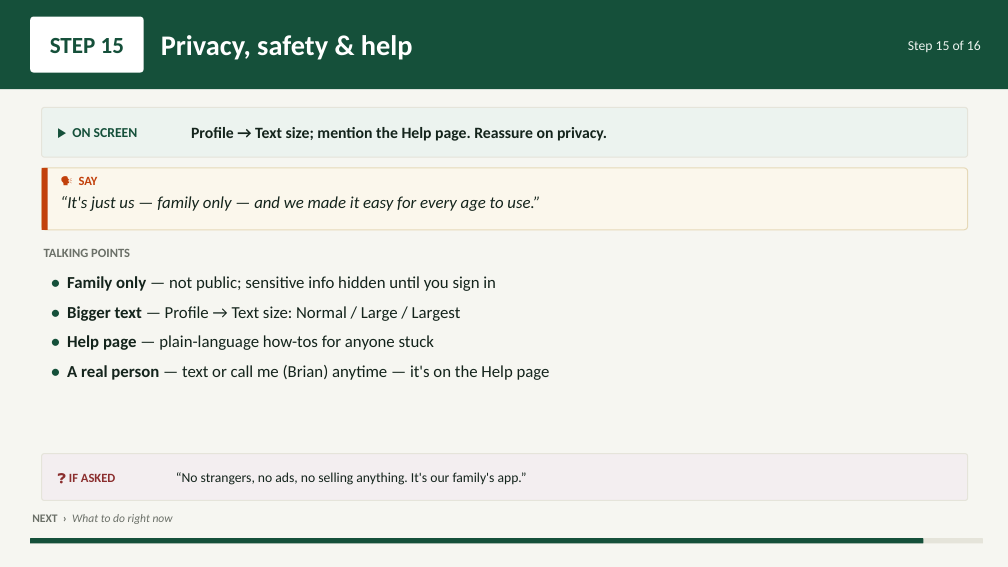
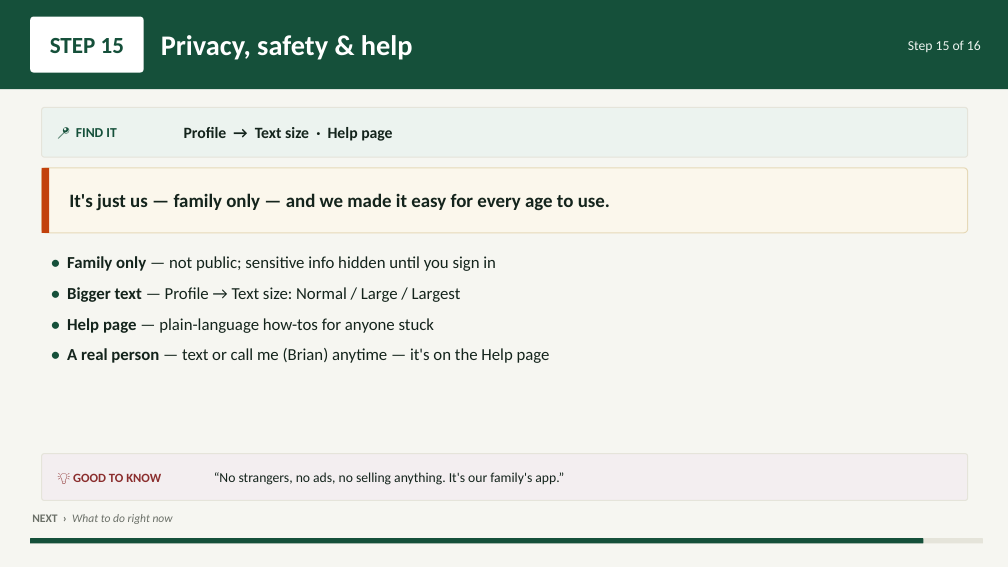
Before and after one commit to btheis15/mlr-app, a slide deck: slide 16 of presentation/MLR-App-Presentation.pptx. Drawn at 1008x567 pixels with LibreOffice and Linux fonts; fonts in the diff are those of the drawing. Boxes give left, top, right and bottom in pixels: in the first picture for what was removed or moved away, otherwise in the second. Text is boxed around its words. In the diff, an @@ line names an element or a change of style, - is before the commit and + after.

```diff
--- a/presentation/MLR-App-Presentation.pptx
+++ b/presentation/MLR-App-Presentation.pptx
@@ text at box(76, 128, 116, 137): text changed @@
-▶ ON SCREEN
+📍 FIND IT
@@ text at box(184, 127, 392, 141): text changed @@
-Profile → Text size; mention the Help page. Reassure on privacy.
+Profile → Text size · Help page
@@ text "It's just us — family ..." at box(69, 193, 610, 211): vertical alignment top to middle @@
@@ text removed at box(79, 176, 98, 185) @@
-🗣 SAY
@@ text at box(69, 193, 610, 211): text changed; size 16 to 18 pt; bold on; italic off @@
-“It's just us — family only — and we made it easy for every age to use.”
+It's just us — family only — and we made it easy for every age to use.
@@ text removed at box(44, 249, 130, 257) @@
-TALKING POINTS
@@ text "• Family only — not ...": place and size @@
-text "• Family only — not ..." at box(67, 276, 550, 380)
+text "• Family only — not ..." at box(67, 256, 550, 363)
@@ text "• Family only — not ..." at box(67, 256, 550, 363): more space between paragraphs @@
@@ text removed at box(69, 473, 116, 482) @@
-❓ IF ASKED
@@ text added at box(73, 473, 161, 482), 12 pt, text #8B2E2E, bold @@
+💡 GOOD TO KNOW
@@ text "“No strangers, no ads, no ...": place and size @@
-text "“No strangers, no ads, no ..." at box(176, 472, 527, 485)
+text "“No strangers, no ads, no ..." at box(214, 472, 564, 485)
```
Also in this commit, not shown: 14 other slides changed, 1 other file.
